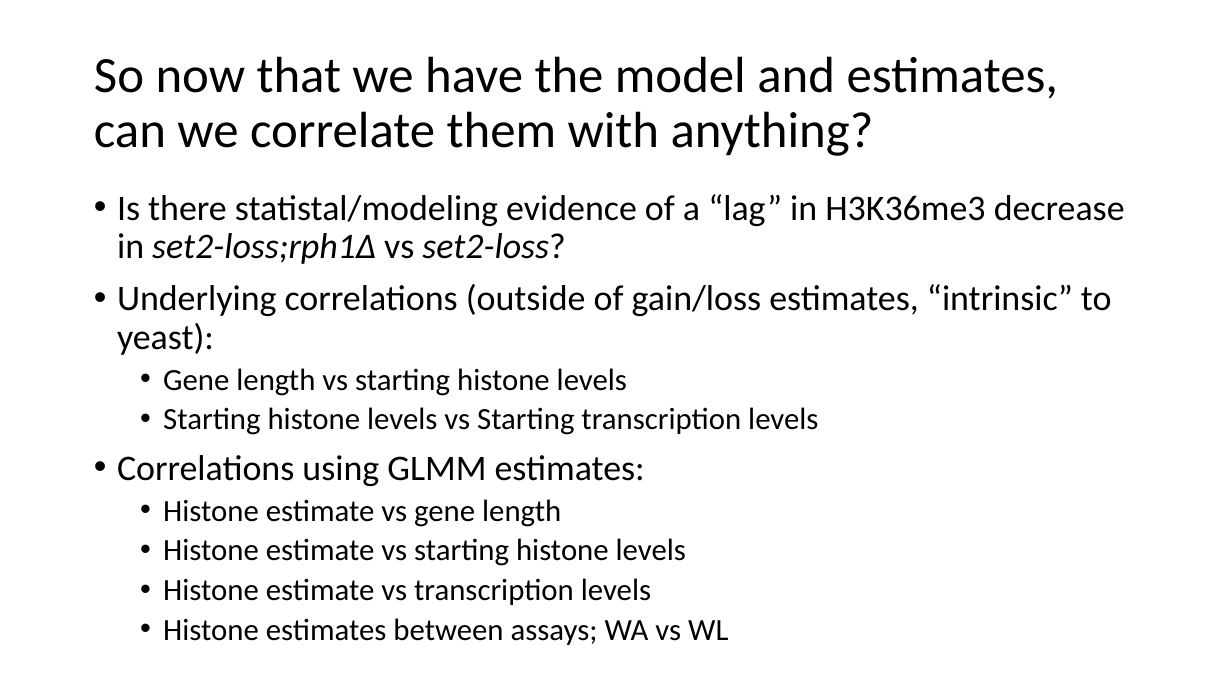
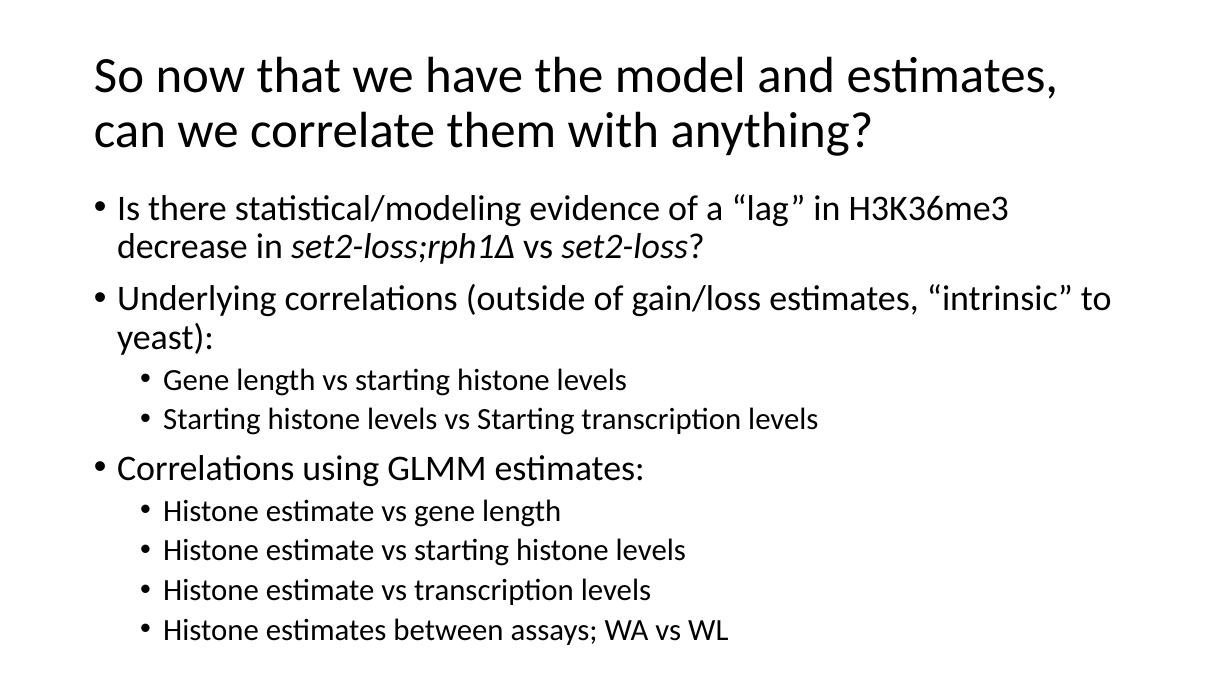
Before and after one commit to gkeele/chipseq-gene-dynamics, a slide deck: slide 9 of slides/greg_austin_modeling_data_050919.pptx. Drawn at 1232x693 pixels with LibreOffice and Linux fonts; fonts in the diff are those of the drawing. Boxes give left, top, right and bottom in pixels: in the first picture for what was removed or moved away, otherwise in the second. Text is boxed around its words. In the diff, an @@ line names an element or a change of style, - is before the commit and + after.

```diff
--- a/slides/greg_austin_modeling_data_050919.pptx
+++ b/slides/greg_austin_modeling_data_050919.pptx
@@ text at (x1=117, y1=194, x2=1009, y2=264): text changed @@
-• Is there statistal/modeling evidence of a “lag” in H3K36me3 decrease in set2-loss;rph1Δ vs set2-loss?
+• Is there statistical/modeling evidence of a “lag” in H3K36me3 decrease in set2-loss;rph1Δ vs set2-loss?
```
Also in this commit, not shown: 4 slides added, 1 slide removed.
